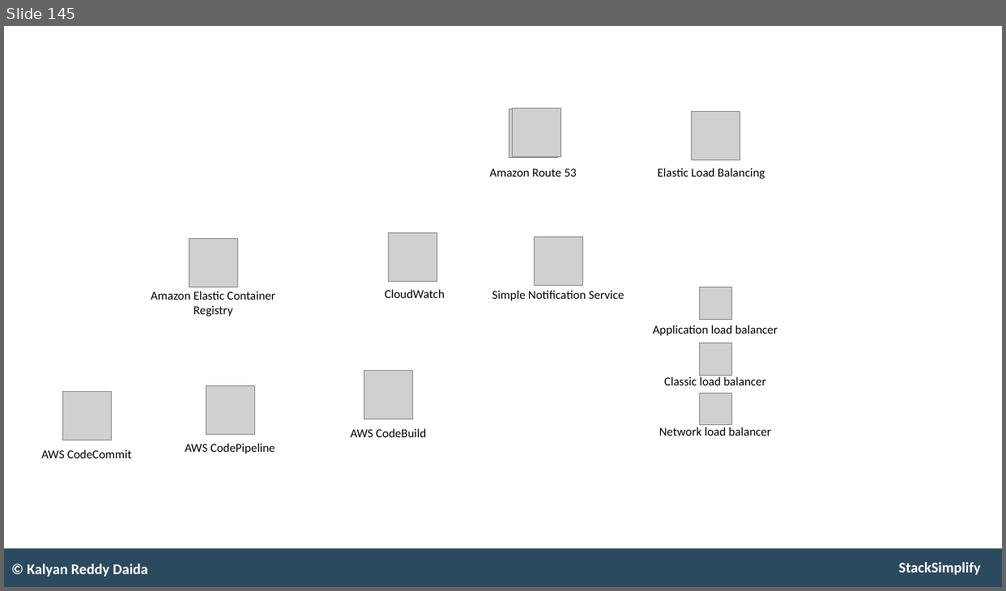
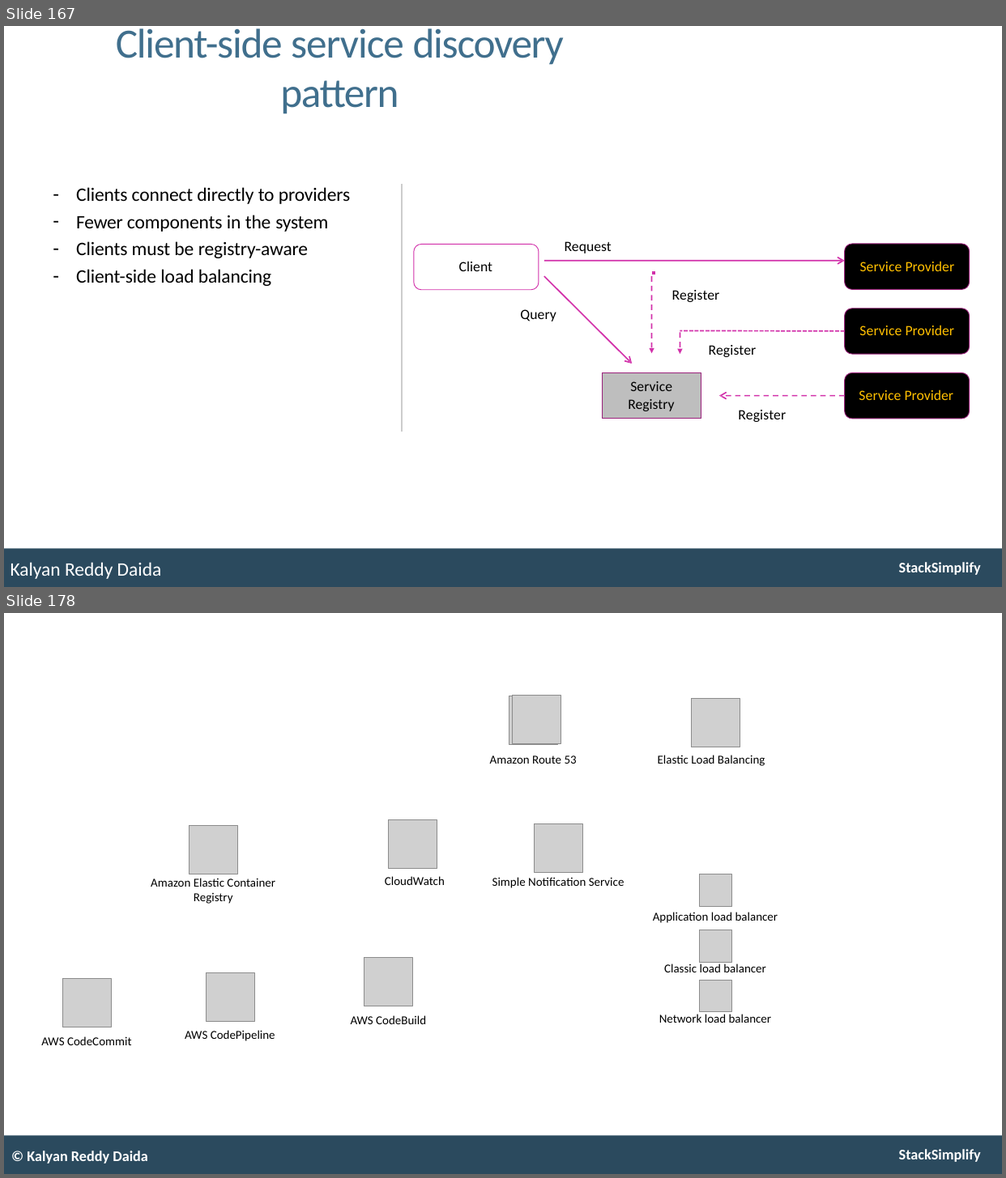
Before and after one commit to talvionyx/aws-eks-kubernetes-masterclass, a slide deck: presentation/AWS-Fargate-and-EKS-Masterclass.pptx. Shown one above the other, each under a label of ours: slide 145 before the commit, slides 167 and 178 after it; the slides between them are not shown. The pictures are 1006x591 and 1006x1178 pixels, drawn with LibreOffice and Linux fonts; fonts in the diff are those of the drawing; grey boxes stand for pictures. Boxes give left, top, right and bottom in pixels: in the first picture for what was removed or moved away, otherwise in the second. Text is boxed around its words. In the diff, an @@ line names an element or a change of style, - is before the commit and + after.

```diff
--- a/presentation/AWS-Fargate-and-EKS-Masterclass.pptx
+++ b/presentation/AWS-Fargate-and-EKS-Masterclass.pptx
@@ slide 167 added at <box>4,26,1002,587</box>, background #FFFFFF; not listed: 2 template elements that a slide beside it also shows @@
@@ title added at <box>116,28,564,114</box>, 48 pt, text #406F8D @@
+Client-side service discovery pattern
@@ text added at <box>76,187,350,286</box>, 22 pt, text #000000 @@
+– Clients connect directly to providers
+– Fewer components in the system
+– Clients must be registry-aware
+– Client-side load balancing
@@ freeform shape added at <box>401,184,401,431</box>, outline #CCCCCC 1.8 pt @@
@@ text added at <box>565,241,612,254</box>, 16.5 pt, text #000000 @@
+Request
@@ freeform shape added at <box>845,244,970,289</box>, fill #000000 @@
@@ freeform shape added at <box>845,244,970,289</box>, outline #9A217B 0.84 pt @@
@@ freeform shape added at <box>414,245,539,290</box>, outline #D231AA 0.84 pt @@
@@ text added at <box>459,261,492,271</box>, 16.5 pt, text #000000 @@
+Client
@@ freeform shape added at <box>544,257,845,264</box>, fill #D231AA @@
@@ text added at <box>860,261,955,271</box>, 16.5 pt, text #FFC000 @@
+Service Provider
@@ freeform shape added at <box>543,276,632,364</box>, fill #D231AA @@
@@ freeform shape added at <box>649,276,654,353</box>, fill #D231AA @@
@@ text added at <box>672,290,720,302</box>, 16.5 pt, text #000000 @@
+Register
@@ text added at <box>520,310,556,322</box>, 16.5 pt, text #000000 @@
+Query
@@ freeform shape added at <box>845,309,970,354</box>, fill #000000 @@
@@ freeform shape added at <box>845,309,970,354</box>, outline #9A217B 0.84 pt @@
@@ freeform shape added at <box>678,333,683,355</box>, fill #D231AA @@
@@ freeform shape added at <box>680,331,845,331</box>, outline #D231AA 1.56 pt dashed @@
@@ text added at <box>859,325,955,335</box>, 16.5 pt, text #FFC000 @@
+Service Provider
@@ text added at <box>709,345,756,357</box>, 16.5 pt, text #000000 @@
+Register
@@ rectangle added at <box>602,373,702,418</box>, fill #BEBEBE, outline #9A217B 0.84 pt, 16.5 pt, text #000000 @@
+Service
+Registry
@@ freeform shape added at <box>845,373,970,418</box>, fill #000000 @@
@@ freeform shape added at <box>845,373,970,418</box>, outline #9A217B 0.84 pt @@
@@ text added at <box>859,390,954,400</box>, 16.5 pt, text #FFC000 @@
+Service Provider
@@ freeform shape added at <box>719,392,845,399</box>, fill #D231AA @@
@@ text added at <box>738,410,786,422</box>, 16.5 pt, text #000000 @@
+Register
@@ text added at <box>10,562,162,579</box>, 22 pt, text #FFFFFF @@
+Kalyan Reddy Daida
@@ what was slide 145 is now slide 178 @@
```
Also in this commit, not shown: 32 other slides added.
